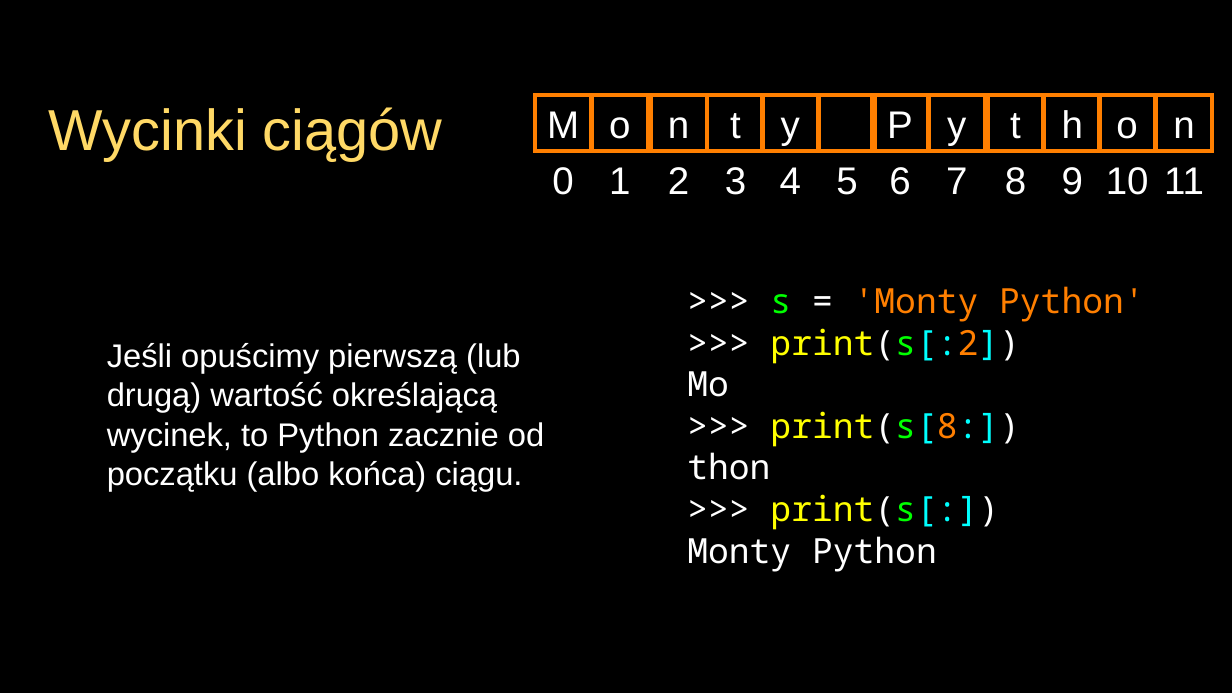
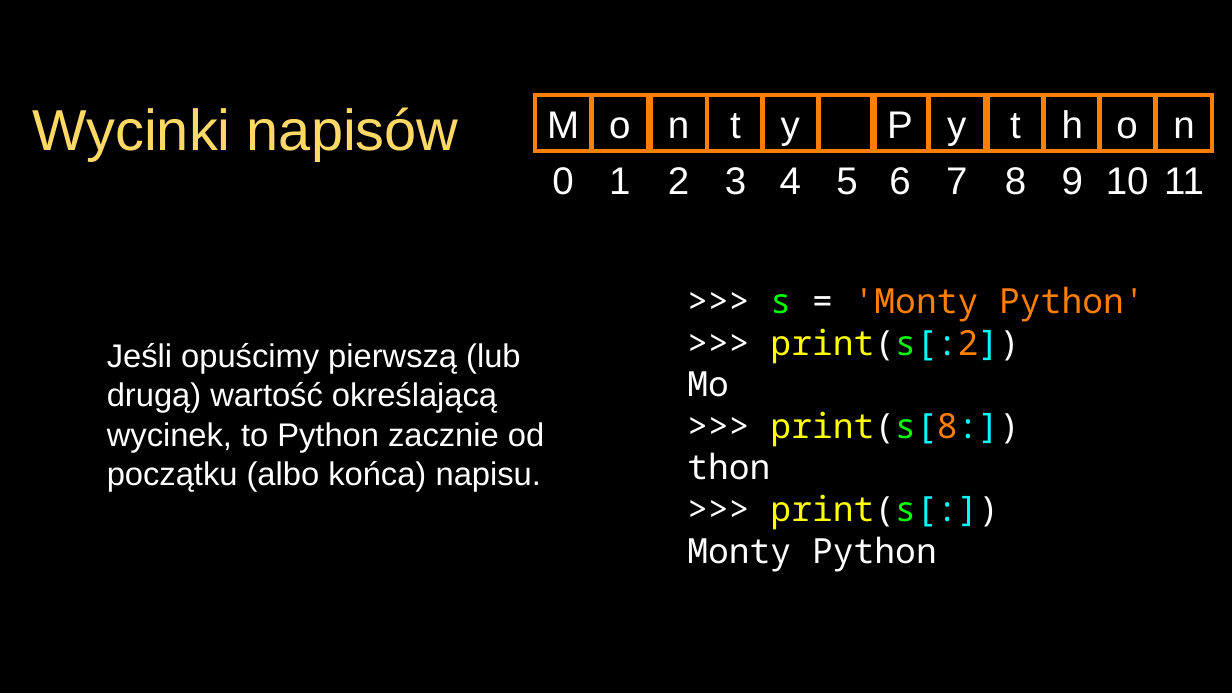
Before and after one commit to andre-wojtowicz/py4e-pl, a slide deck: slide 17 of lectures3/Pythonlearn-06-Strings-PL.pptx. Drawn at 1232x693 pixels with LibreOffice and Linux fonts; fonts in the diff are those of the drawing. Boxes give left, top, right and bottom in pixels: in the first picture for what was removed or moved away, otherwise in the second. Text is boxed around its words. In the diff, an @@ line names an element or a change of style, - is before the commit and + after.

```diff
--- a/lectures3/Pythonlearn-06-Strings-PL.pptx
+++ b/lectures3/Pythonlearn-06-Strings-PL.pptx
@@ text at <box>32,107,459,161</box>: text changed @@
-Wycinki ciągów
+Wycinki napisów
@@ text at <box>107,343,544,492</box>: text changed @@
-Jeśli opuścimy pierwszą (lub drugą) wartość określającą wycinek, to Python zacznie od początku (albo końca) ciągu.
+Jeśli opuścimy pierwszą (lub drugą) wartość określającą wycinek, to Python zacznie od początku (albo końca) napisu.
```
Also in this commit, not shown: 27 other slides changed, 14 other files.
